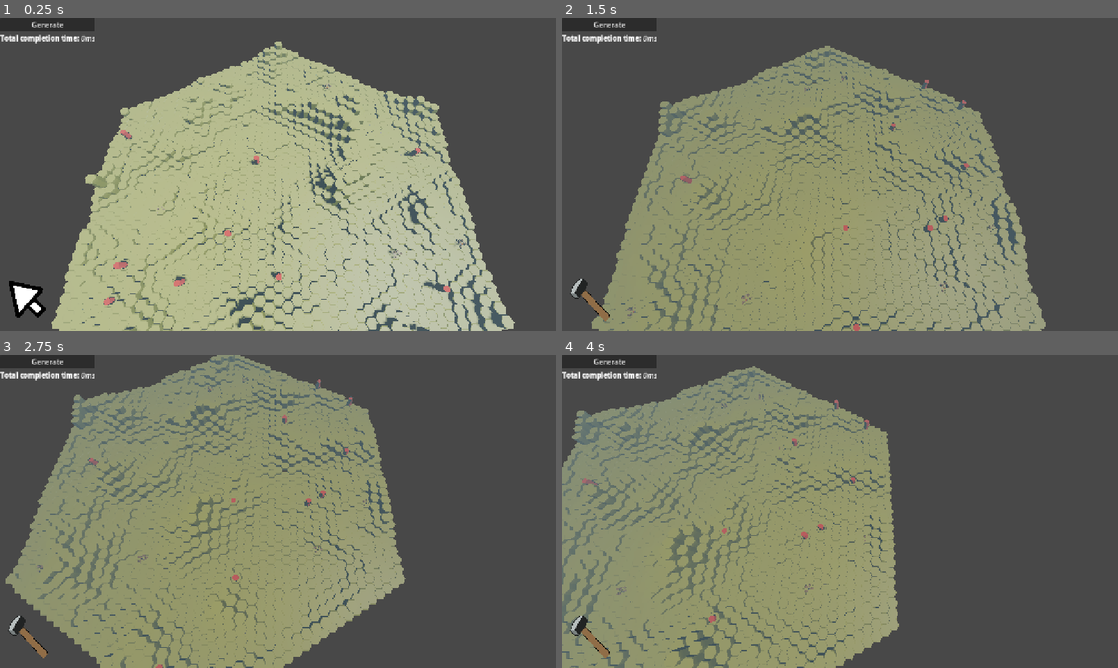
Above: before the commit, frames 1-4 (two rows, left to right).
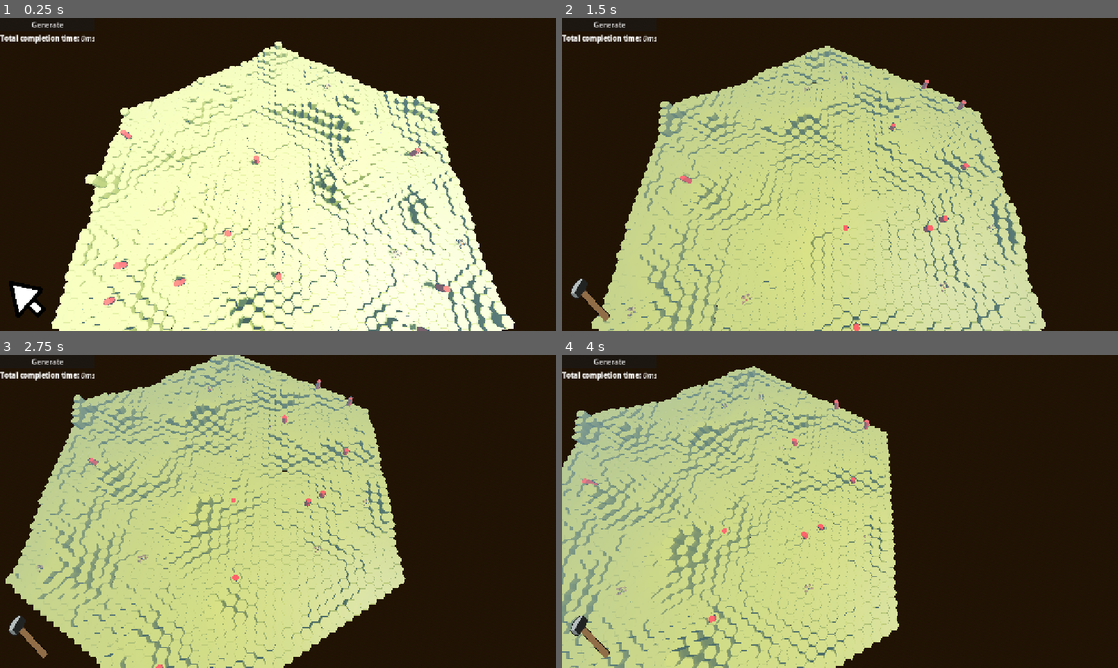
Above: after the commit, the same moments.

Repository: forzinkahd/HexaKingdomGameRepo
Game: Godot game, scene res://Scenes/GameScene.tscn
Same seed, same stepped clock (60 frames per second), same inputs: the game is played once before the commit and once after it.
Inputs (mouse positions are in pixels of both pictures, inside the frame that each line leads up to):
- Up to frame 1 (0.25 s): no input
- Up to frame 2 (1.5 s): click "Generate" at 0.5 s; tap Enter at 1.25 s; move the mouse to (962, 158) at 1.27 s; hold D (MoveRight) from 1.28 s (still down); tap 2 (Build) at 1.35 s; click (962, 158) at 1.42 s
- Up to frame 3 (2.75 s): move the mouse to (166, 527) at 2.02 s; release D (MoveRight) at 2.03 s; hold S (MoveBackwards) from 2.03 s (still down); click (166, 527) at 2.1 s
- Up to frame 4 (4 s): move the mouse to (895, 442) at 2.77 s; release S (MoveBackwards) at 2.78 s; hold D (MoveRight) 2.78-3.53 s; right-click (895, 442) at 2.85 s; move the mouse to (812, 574) at 3.52 s; hold W (MoveForward) from 3.53 s (still down); tap Q (RotateCameraLeft) at 3.6 s; click (812, 574) at 3.67 s

The runs differ from the first frame. In frame 1, 99% of the frame differs, in the area x 0-100%, y 0-100%; in frame 2, 99%; in frame 3, 99%; in frame 4, 99%.

Commit message:
Adjust Lighting
make everything brighter and more saturated, too much atm

Diff:
--- a/Scenes/GameScene.tscn
+++ b/Scenes/GameScene.tscn
@@ -15,12 +15,23 @@
 [ext_resource type="Script" uid="uid://d1hyrsiry3aym" path="res://scripts/interaction.gd" id="12_tt8b8"]
 [ext_resource type="Texture2D" uid="uid://c043hv351ffiv" path="res://Assets/selectsprite.png" id="13_w22tq"]
 
+[sub_resource type="ProceduralSkyMaterial" id="ProceduralSkyMaterial_7rq2r"]
+sky_energy_multiplier = 1.1
+
+[sub_resource type="Sky" id="Sky_124qp"]
+sky_material = SubResource("ProceduralSkyMaterial_7rq2r")
+
 [sub_resource type="Environment" id="Environment_f2ci6"]
-background_mode = 3
+background_mode = 2
 background_color = Color(0, 0.214146, 0.346416, 1)
 background_canvas_max_layer = -100
+sky = SubResource("Sky_124qp")
+ambient_light_source = 3
+ambient_light_sky_contribution = 0.6
+ambient_light_energy = 1.3
 reflected_light_source = 1
-tonemap_mode = 4
+tonemap_mode = 3
+tonemap_exposure = 1.1
 tonemap_white = 2.0
 ssao_enabled = true
 ssil_enabled = true
@@ -31,6 +42,9 @@
 fog_density = 0.015
 fog_sky_affect = 0.0
 fog_height = 1.0
+adjustment_enabled = true
+adjustment_contrast = 1.1
+adjustment_saturation = 1.2
 
 [sub_resource type="CameraAttributesPractical" id="CameraAttributesPractical_1lvu4"]
 dof_blur_far_enabled = true
